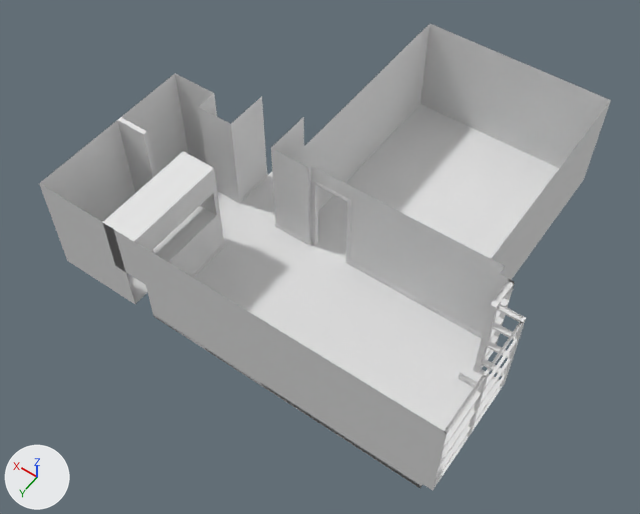
Renders of the Blender file Assets/apartment2.blend from each side of a commit.
One viewpoint serves both versions: a 50 mm lens placed at (-5.62, 7.28, 14.55), pointed at (0.8, -1.71, 0.42). Arrows for +X, +Y and +Z are at lower left; the lights stay in place.
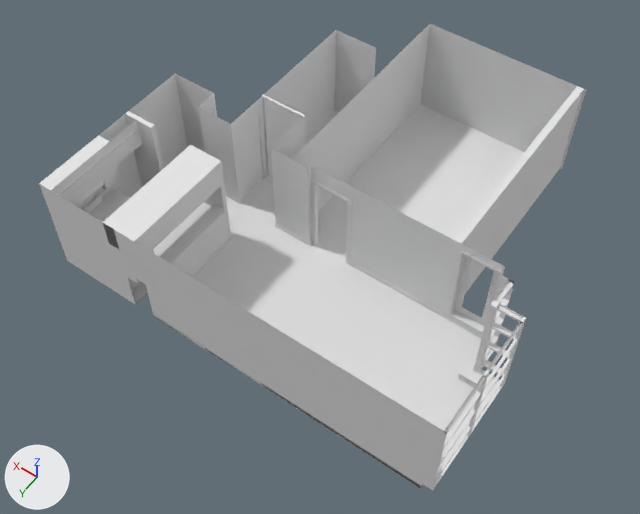
Pixel boxes [x1, y1, x2, y2] of what changed, in the pictures (640 x 514 px):
'Plane', reshaped: before [39, 24, 611, 490]; after [39, 24, 586, 490]
part 1 of me_plane, added: after [81, 188, 130, 222]
part 2 of me_plane, built on: before [39, 87, 312, 304]; after [39, 30, 376, 304]
part 3 of me_plane, built on: before [394, 45, 611, 280]; after [348, 45, 586, 452]

The change, as a list of edits to the scene's bpy script:
```text
Add mat_windowframematerial:
    mat_windowframematerial = diffuse_material('WindowFrameMaterial')
    mat_windowframematerial.base_color = (0.8, 0.8, 0.8)  # white #e7e7e7
Add mat_countermaterial:
    mat_countermaterial = diffuse_material('CounterMaterial')
    mat_countermaterial.base_color = (0.8, 0.8, 0.8)  # white #e7e7e7
Change me_plane:
    used by ob_plane; location = (0.0, 0.0, 0.0)
    remove me_plane.from_pydata(...)  # 457 vertices, 399 faces, 13 loose edges; spans x -3.59..5.2, y -7.18..1.14, z 0.0..2.35
    add me_plane.from_pydata(...)  # 711 vertices, 570 faces, 30 loose edges; spans x -3.59..5.2, y -7.18..1.39, z 0.0..2.35
    me_plane part 1: a new loose piece of 20 vertices spanning x 4.56..5.2, y -0.43..1.14, z 0.0..0.99
    me_plane part 2: 28 vertices moved from x 2.79..5.2, y -1.07..1.14, z 0.0..2.35 to x 2.74..5.2, y -1.29..1.14, z 0.0..2.35; 51 vertices removed from x 1.33..5.2, y -4.25..1.14, z 0.0..2.35; 173 vertices added at x 0.48..5.2, y -5.8..1.39, z 0.0..2.35
    me_plane part 3: 4 vertices removed from x -2.52, y -7.18..-2.18, z 0.0..2.35; 116 vertices added at x -3.36..-1.75, y -7.18..1.14, z 0.0..2.35
    add me_plane.materials.append(mat_windowframematerial)  # white #e7e7e7
    add me_plane.materials.append(mat_countermaterial)  # white #e7e7e7
```
